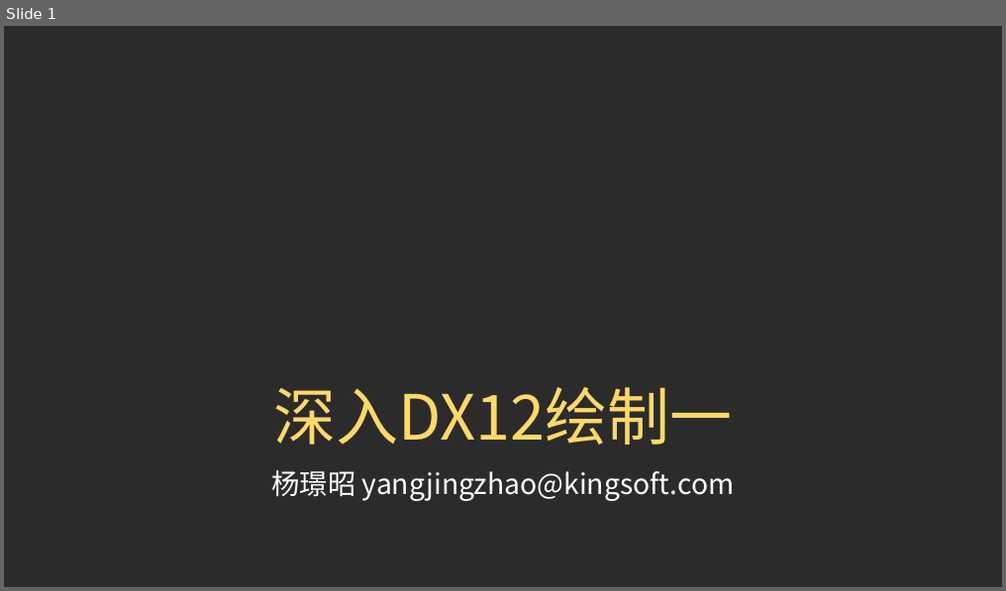
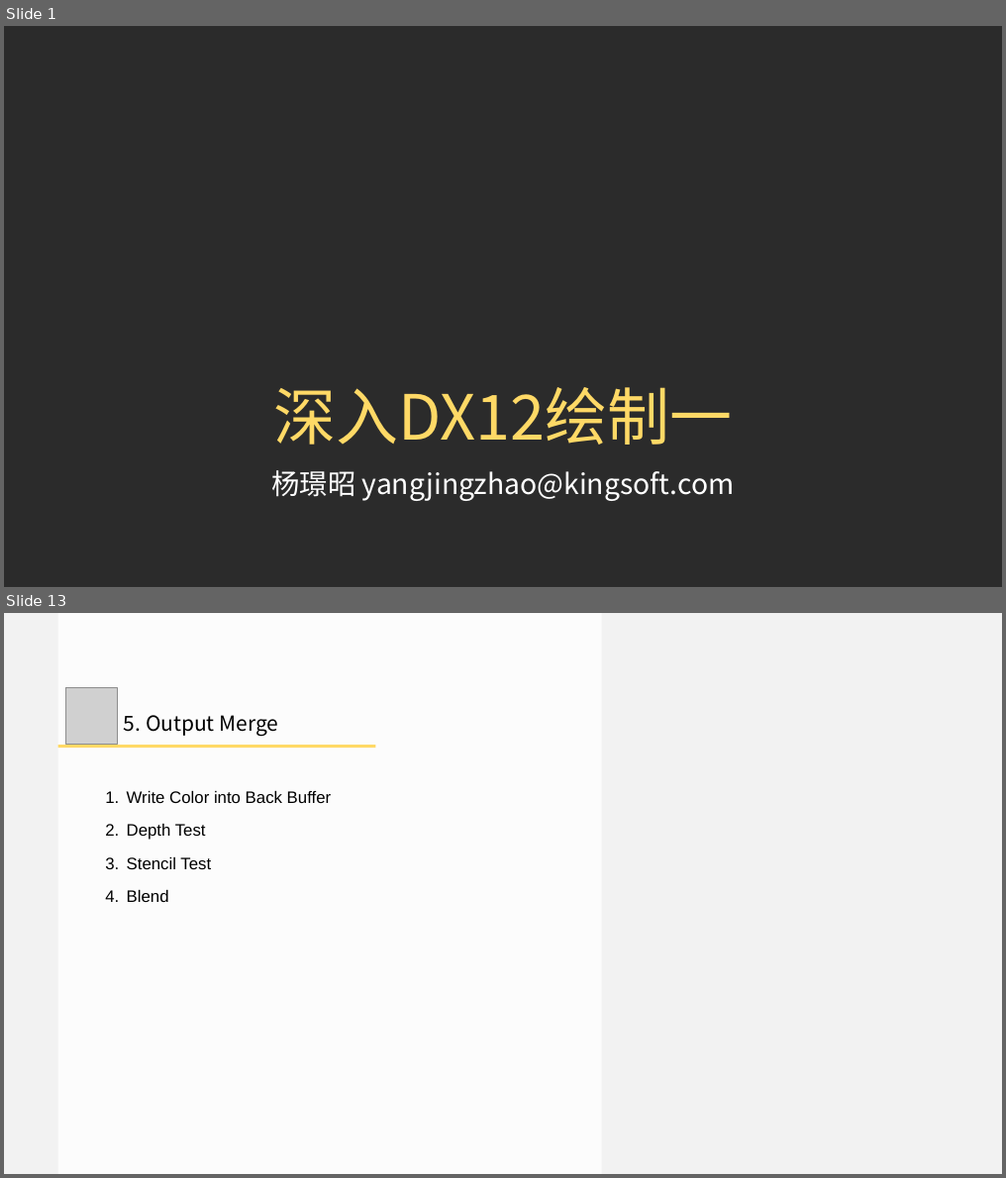
Before and after one commit to doomlover/KSGameEngineTutorials, a slide deck: PPTs/03.深入DX12绘制一.pptx. Shown one above the other, each under a label of ours: slide 1 before the commit, slides 1 and 13 after it; the slides between them are not shown. The pictures are 1006x591 and 1006x1178 pixels, drawn with LibreOffice and Linux fonts; fonts in the diff are those of the drawing; grey boxes stand for pictures; background and template pictures are left out; a plain dark background stands for a picture behind light text. Boxes give left, top, right and bottom in pixels: in the first picture for what was removed or moved away, otherwise in the second. Text is boxed around its words. In the diff, an @@ line names an element or a change of style, - is before the commit and + after.

```diff
--- a/PPTs/03.深入DX12绘制一.pptx
+++ b/PPTs/03.深入DX12绘制一.pptx
@@ slide 13 added at [4,613,1002,1174], background #F2F2F2 @@
@@ rectangle added at [58,613,602,1174], fill #FFFFFF at 80% opacity @@
@@ picture added at [66,687,117,744] @@
@@ text added at [124,715,279,736], 40 pt, text #000000 @@
+5. Output Merge
@@ rectangle added at [58,745,375,748], fill #FFD966 @@
@@ text added at [127,790,332,902], 32 pt, text #000000 @@
+1. Write Color into Back Buffer
+2. Depth Test
+3. Stencil Test
+4. Blend
```
Also in this commit, not shown: 1 slide changed, 27 other slides added, 8 slides removed, 1 other file.
